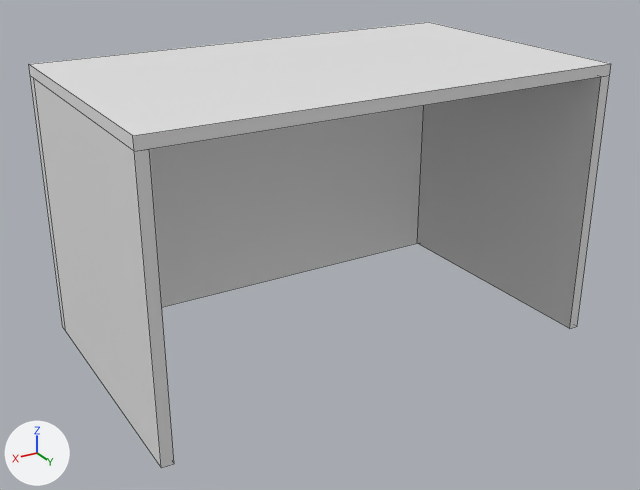
The Blender file aibsmod/res/goalpost.blend as it was, and as the next commit left it.
Camera for both pictures: a 50 mm camera at (96.0, 158.6, 85.1) aimed at (1.9, 1.9, 6.7). Lighting does not change. The marker at lower left points along +X, +Y and +Z. Mesh edges are drawn as thin lines.

Names of what the first picture shows: 'back', 'left', 'right', 'top'.
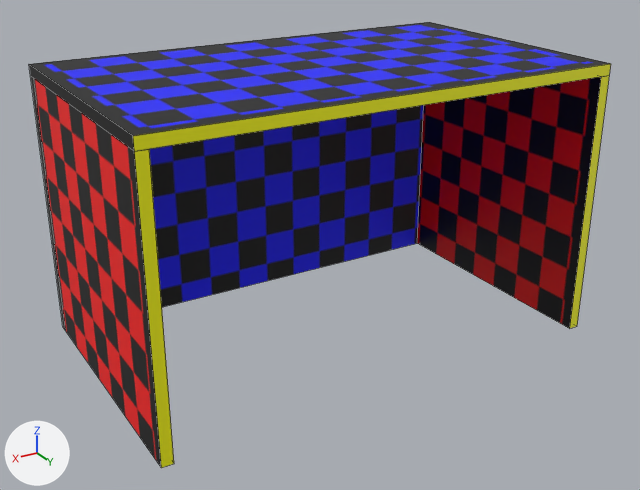
Diff of the bpy script that builds the scene:
```diff
--- a/aibsmod/res/goalpost.blend.py
+++ b/aibsmod/res/goalpost.blend.py
@@ img_goalpost_blue_top_tga @@
+img_goalpost_blue_top_tga = load_image('goalpost_blue_top.tga', '../textures/football/goalpost_blue_top.tga', 256, 256, 'Non-Color')
@@ img_goalpost_blue_back_tg @@
+img_goalpost_blue_back_tg = load_image('goalpost_blue_back.tg', '../textures/football/goalpost_blue_back.tga', 256, 256, 'Non-Color')
@@ img_goalpost_red_left_tga @@
+img_goalpost_red_left_tga = load_image('goalpost_red_left.tga', '../textures/football/goalpost_red_left.tga', 256, 256, 'Non-Color')
@@ mat_goalpost_blue_top_tga @@
+mat_goalpost_blue_top_tga = principled_material('goalpost_blue_top.tga')
+mat_goalpost_blue_top_tga.texture = img_goalpost_blue_top_tga
@@ mat_goalpost_blue_back_tg @@
+mat_goalpost_blue_back_tg = principled_material('goalpost_blue_back.tg')
+mat_goalpost_blue_back_tg.texture = img_goalpost_blue_back_tg
@@ mat_goalpost_red_left_tga @@
+mat_goalpost_red_left_tga = principled_material('goalpost_red_left.tga')
+mat_goalpost_red_left_tga.texture = img_goalpost_red_left_tga
@@ me_cube_007 @@
 me_cube_007.from_pydata(...)  # 8 vertices, 6 faces; spans x -5.0..5.0, y -5.0..5.0, z -5.0..5.0
 # used by ob_back; location = (0.0, -31.2, 14.0); scale = (10.5, 0.25, 6.0)
+# me_cube_007 part 3: texture (UV) coordinates of 4 of 6 faces, centred in x -5.0..5.0, y -5.0..5.0, z 0.0, changed; they spanned u 0.0..1.0, v 0.0..1.0 and now span u 0.03..0.95, v 0.46..0.93
+me_cube_007.materials.append(mat_goalpost_blue_back_tg)  # picture img_goalpost_blue_back_tg
@@ me_cube_003 @@
 me_cube_003.from_pydata(...)  # 8 vertices, 6 faces; spans x -5.0..5.0, y -5.0..5.0, z -5.0..5.0
 # used by ob_top; location = (0.0, -1.2, 45.2); scale = (10.5, 6.25, 0.25)
+# me_cube_003 part 4: 6 faces spanning x -5.0..5.0, y -5.0..5.0, z -5.0..5.0 switch from no material to mat_goalpost_blue_top_tga (picture img_goalpost_blue_top_tga)
@@ me_cube_001 @@
 me_cube_001.from_pydata(...)  # 8 vertices, 6 faces; spans x -2.5..2.5, y -2.5..2.5, z -2.5..2.5
 # used by ob_right; location = (51.2, 0.0, 14.0); scale = (0.5, 12.0, 12.0)
+# me_cube_001 part 1: texture (UV) coordinates of 3 of 6 faces, centred in x -2.5..2.5, y 0.0..2.5, z 0.0, changed; they spanned u 0.0..1.0, v 0.0..1.0 and now span u 0.18..0.75, v 0.33..0.8
+me_cube_001.materials.append(mat_goalpost_red_left_tga)  # picture img_goalpost_red_left_tga
@@ me_cube @@
 me_cube.from_pydata(...)  # 8 vertices, 6 faces; spans x -2.5..2.5, y -2.5..2.5, z -2.5..2.5
 # used by ob_left; location = (-51.2, 0.0, 14.0); scale = (0.5, 12.0, 12.0)
+# me_cube part 2: texture (UV) coordinates of 3 of 6 faces, centred in x -2.5..2.5, y 0.0..2.5, z 0.0, changed; they spanned u 0.0..1.0, v 0.0..1.0 and now span u 0.18..0.75, v 0.33..0.8
+me_cube.materials.append(mat_goalpost_red_left_tga)  # picture img_goalpost_red_left_tga
```

Location of each change, (x1, y1, x2, y2) in pixels of the pictures (640 x 490 px):
'back', recoloured, surface changed
    both: (31, 77, 424, 331)
'left', recoloured, surface changed
    both: (417, 76, 609, 329)
'right', recoloured, surface changed
    both: (34, 79, 174, 468)
part 4 of me_cube_003, recoloured
    both: (29, 22, 611, 151)
